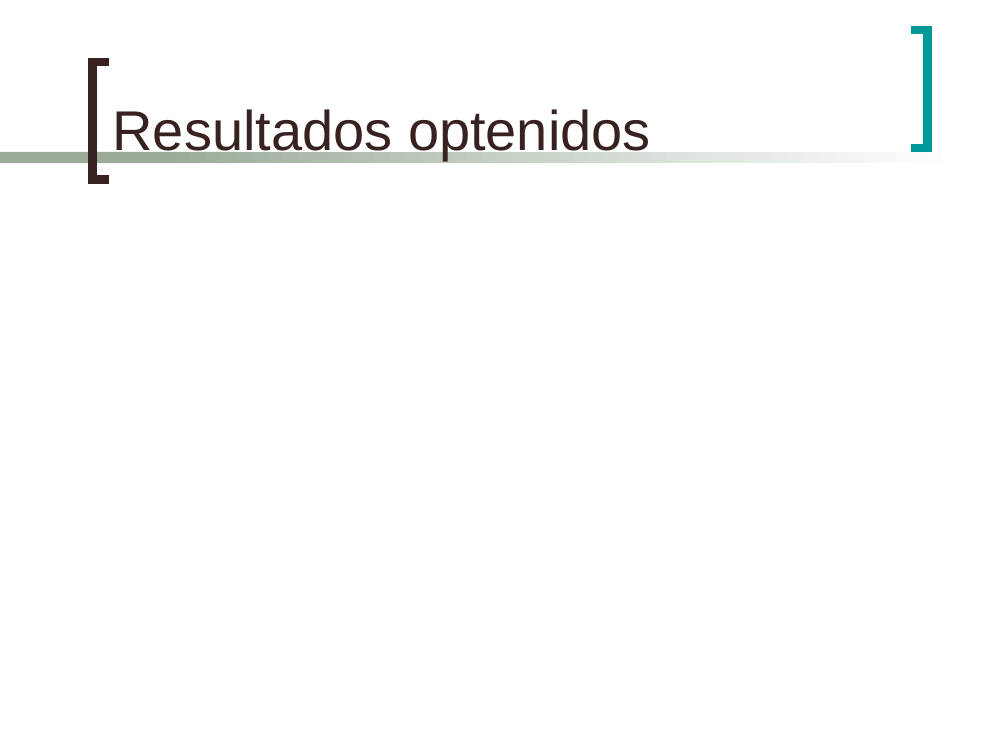
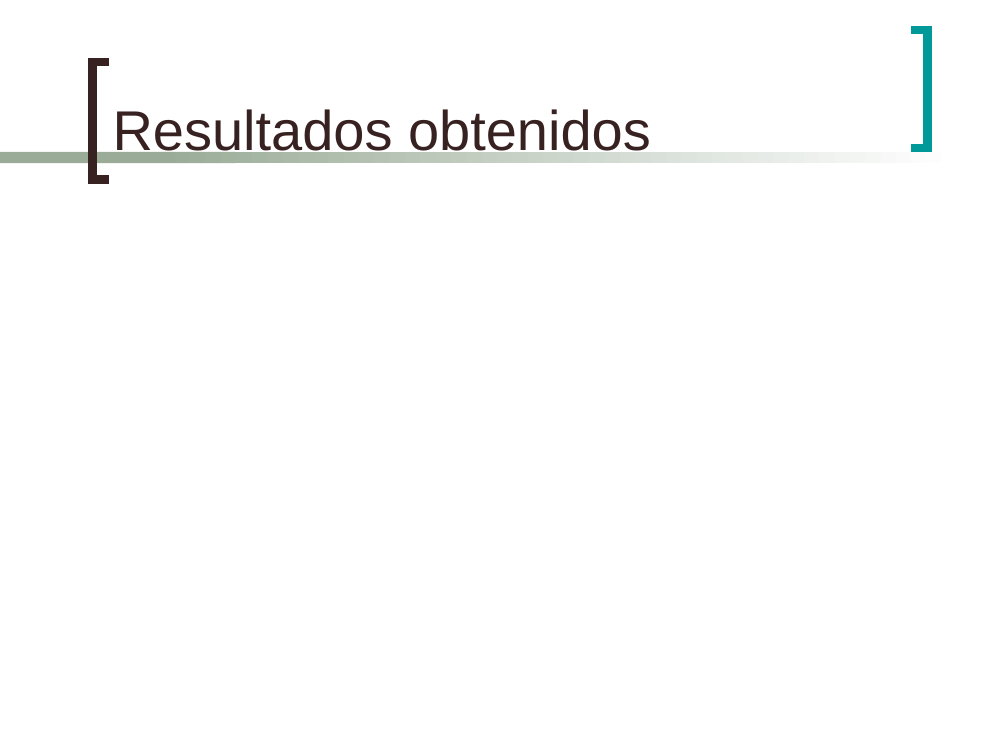
Before and after one commit to mmja/redsensores, a slide deck: slide 14 of Memoria/EstudioMemoria.ppt. Drawn at 1008x756 pixels with LibreOffice and Linux fonts; fonts in the diff are those of the drawing. Boxes give left, top, right and bottom in pixels: in the first picture for what was removed or moved away, otherwise in the second. Text is boxed around its words. In the diff, an @@ line names an element or a change of style, - is before the commit and + after.

```diff
--- a/Memoria/EstudioMemoria.ppt
+++ b/Memoria/EstudioMemoria.ppt
@@ title at bbox=[113, 109, 651, 159]: text changed @@
-Resultados optenidos
+Resultados obtenidos
```
